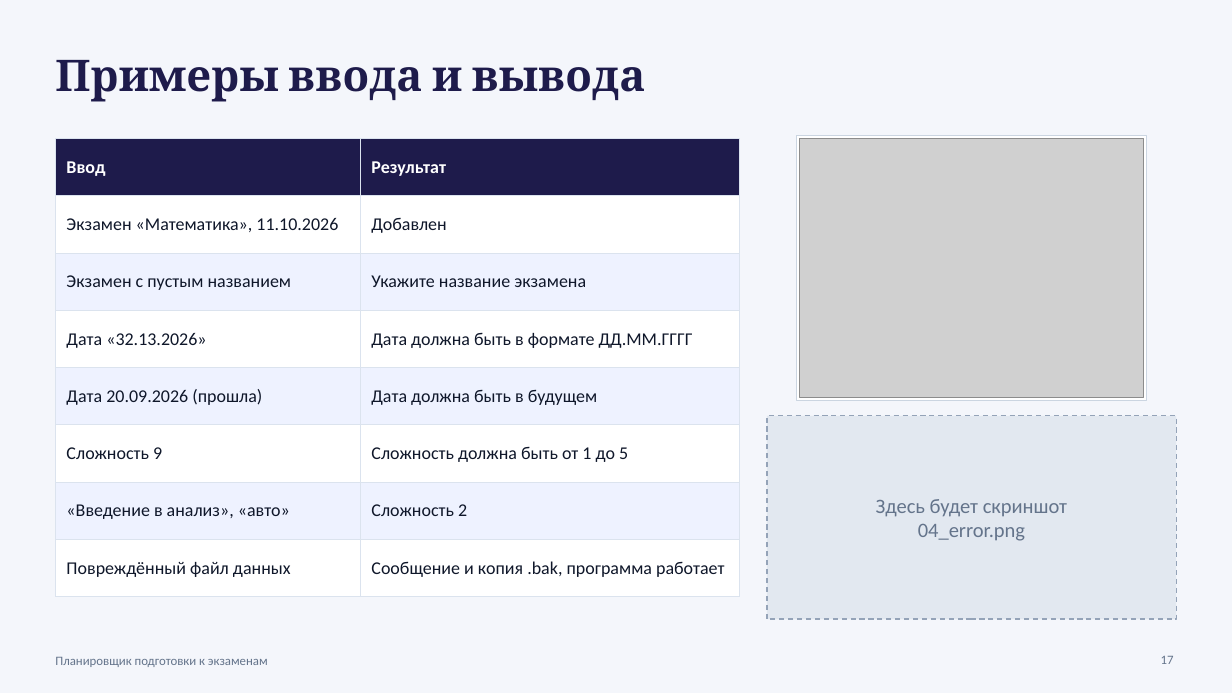
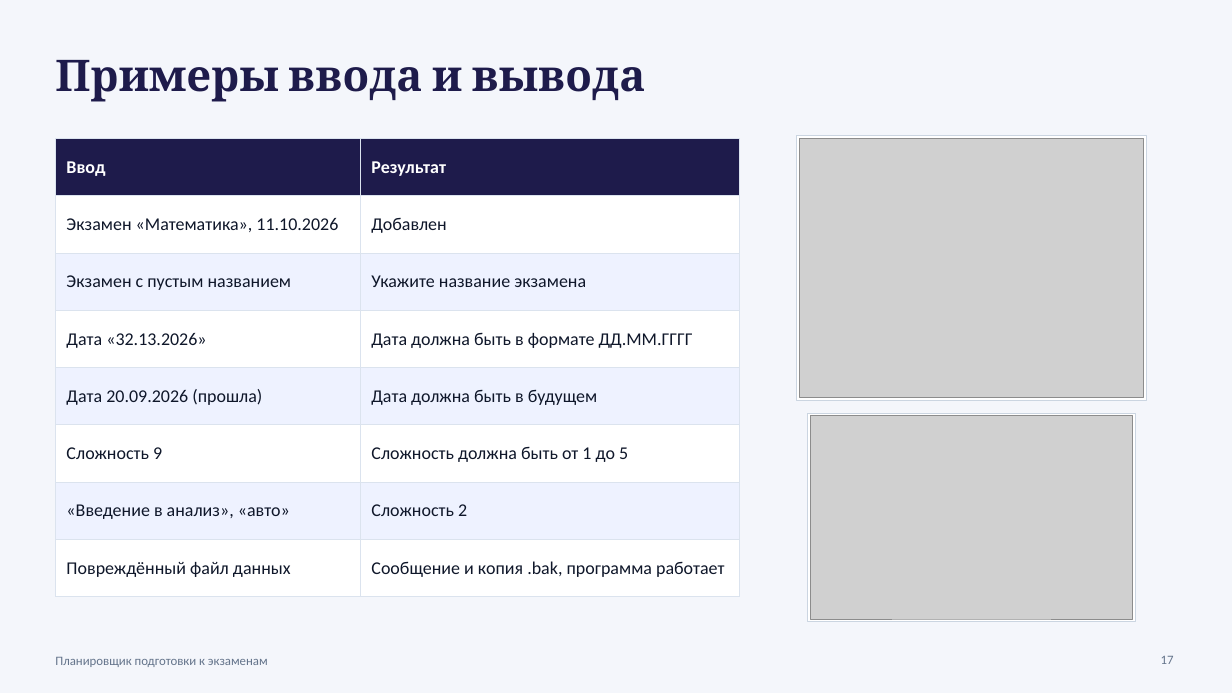
Before and after one commit to leywinkw/exam-planner, a slide deck: slide 17 of docs/Презентация_Планировщик_экзаменов.pptx. Drawn at 1232x693 pixels with LibreOffice and Linux fonts; fonts in the diff are those of the drawing; grey boxes stand for pictures. Boxes give left, top, right and bottom in pixels: in the first picture for what was removed or moved away, otherwise in the second. Text is boxed around its words. In the diff, an @@ line names an element or a change of style, - is before the commit and + after.

```diff
--- a/docs/Презентация_Планировщик_экзаменов.pptx
+++ b/docs/Презентация_Планировщик_экзаменов.pptx
@@ rectangle: place and size @@
-rectangle at (767,416,1177,619)
+rectangle at (808,413,1135,622)
@@ rectangle at (808,413,1135,622): fill #E2E8F0 to #FFFFFF; outline #94A3B8 1 pt dashed to #CBD5E1 0.75 pt @@
@@ picture added at (811,416,1132,619) @@
@@ text removed at (876,499,1067,541) @@
-Здесь будет скриншот
-04_error.png
```
Also in this commit, not shown: 1 other file.
